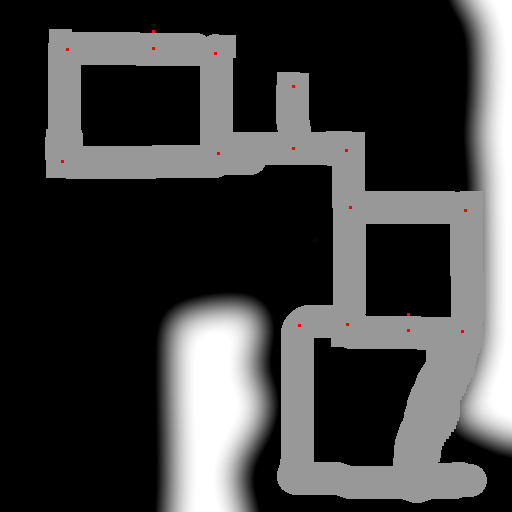
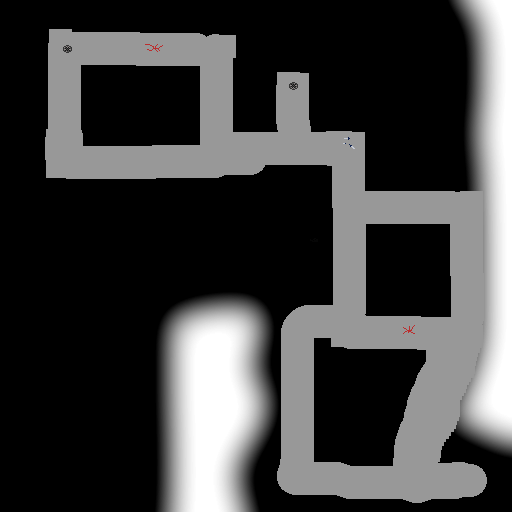
The second (512, 512) image is a revision of the first. Changes to its layers:
added layer "marks" above "nodes" over left=63, top=44, right=415, bottom=334
hid "nodes" over left=61, top=30, right=467, bottom=333
